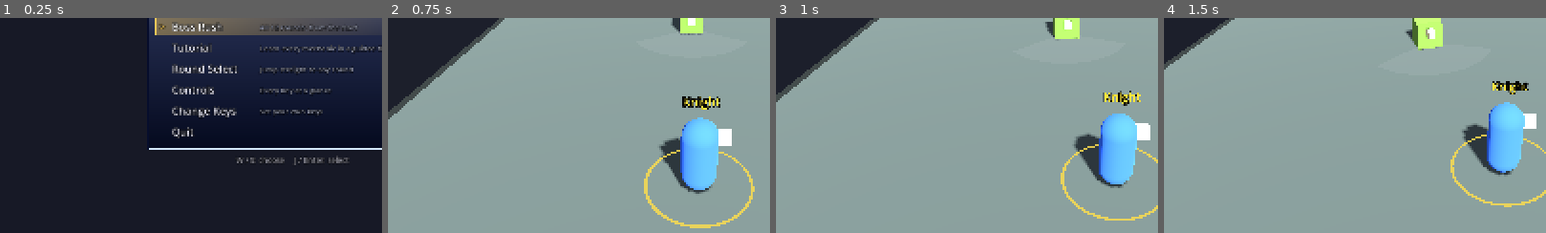
Above: before the commit, frames 1-4 (left to right).
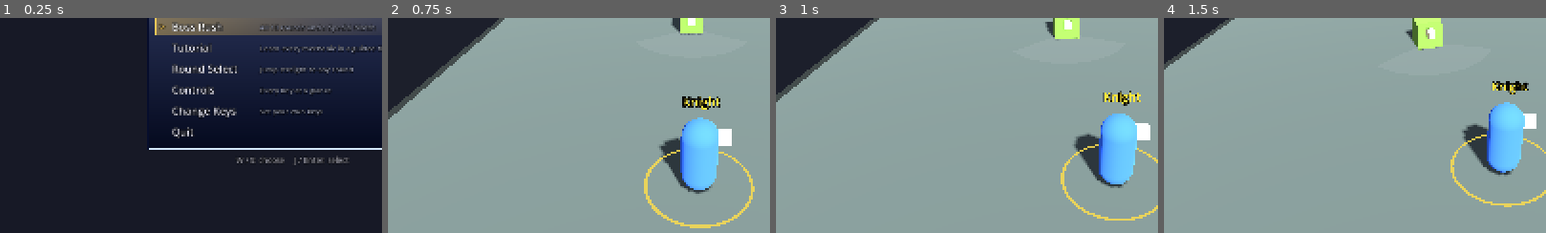
Above: after the commit, the same moments.

Repository: Wyrbun/prototype-jrpg
Game: Godot game, scene res://scenes/ui/title_menu.tscn
Two runs of this game, one before a commit and one after it. Both use one fixed random seed, a clock stepped at 60 frames per second and the inputs below.
Inputs (mouse positions are % of the whole screen's width and height, from its top left):
- Up to frame 1 (0.25 s): no input
- Up to frame 2 (0.75 s): tap Enter (ui_accept) at 0.5 s; move the mouse to (72, 45) at 0.52 s; hold D (move_right) from 0.53 s (still down); tap Z (camera_left) at 0.6 s; click (72, 45) at 0.67 s
- Up to frame 3 (1 s): keep holding D (move_right); tap Enter (ui_accept) at 0.77 s
- Up to frame 4 (1.5 s): release D (move_right) at 1.25 s; drag from (30, 55) to (45, 70) at 1.27 s
The pictures show only the part of the screen within x 12-62%, y 29-79%; the shares and areas given below are measured in that part.

The runs differ from the first frame. In frame 1, 0.1% of the frame differs, in the area x 72-98%, y 3-8%; in frame 2, nothing differs; in frame 3, nothing differs; in frame 4, nothing differs.

Commit message:
README: describe the current game (Windup, counter-parry, bosses); fix Boss Rush round count
Co-Authored-By: Claude Opus 5.5 <noreply@anthropic.com>
Claude-Session: https://claude.ai/code/session_01S8eb9ZThBNoVr4PehxFGnP

Diff:
--- a/scripts/ui/title_menu.gd
+++ b/scripts/ui/title_menu.gd
@@ -10,7 +10,7 @@
 
 const GOLD := Color(0.95, 0.78, 0.35)
 const ROW_HEIGHT := 44.0
-const MAIN_NOTES := {"Boss Rush": "All 12 rounds, from the start", "Tutorial": "Learn every mechanic in a guided fight",
+const MAIN_NOTES := {"Boss Rush": "All 13 rounds and a Special Match", "Tutorial": "Learn every mechanic in a guided fight",
 		"Round Select": "Jump straight to any round", "Controls": "Every key at a glance",
 		"Change Keys": "Set your own keys", "Quit": ""}
 const FORGET_ROW := "Forget Arts"
Binary file changed: docs/screenshots/title.png
